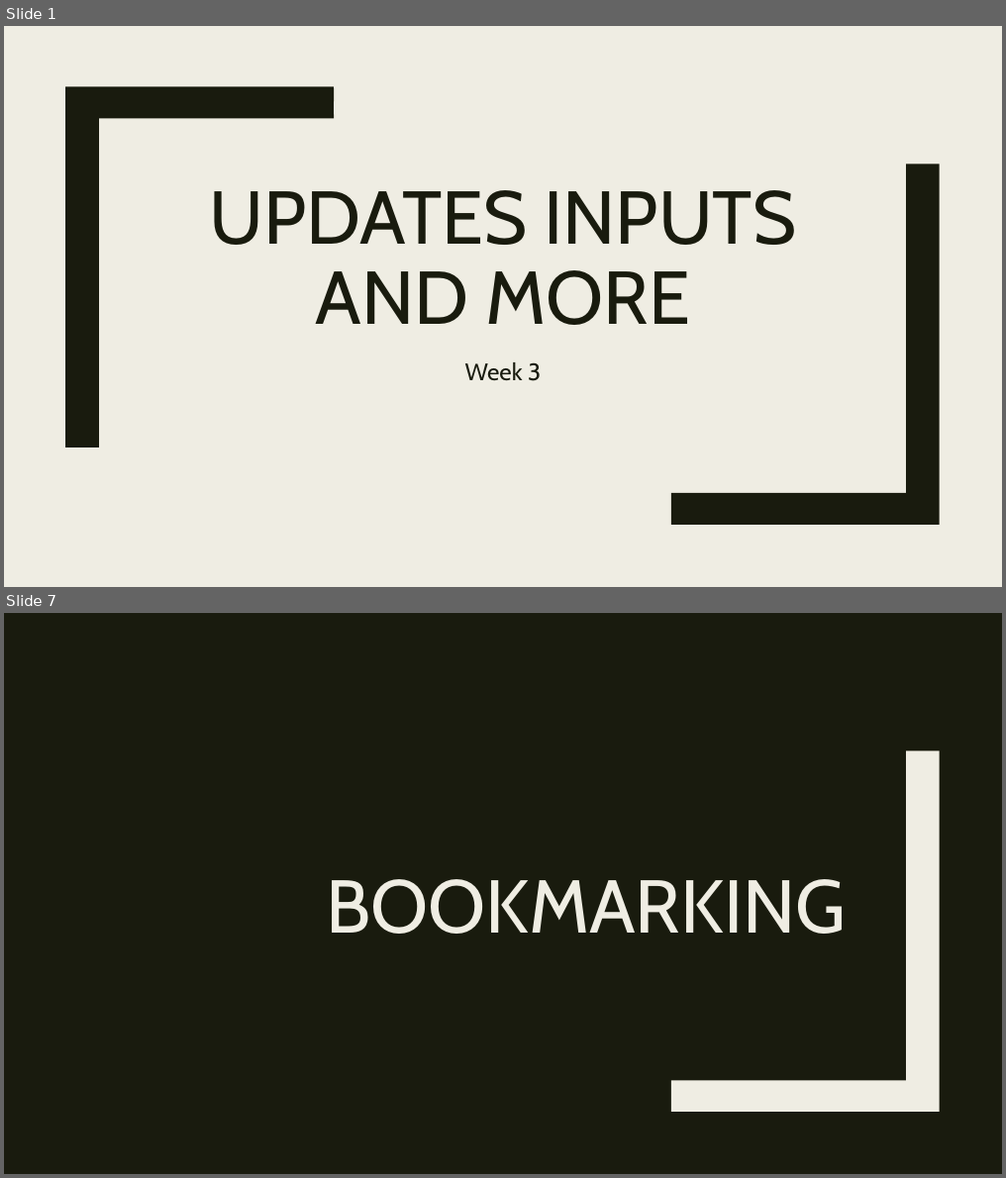
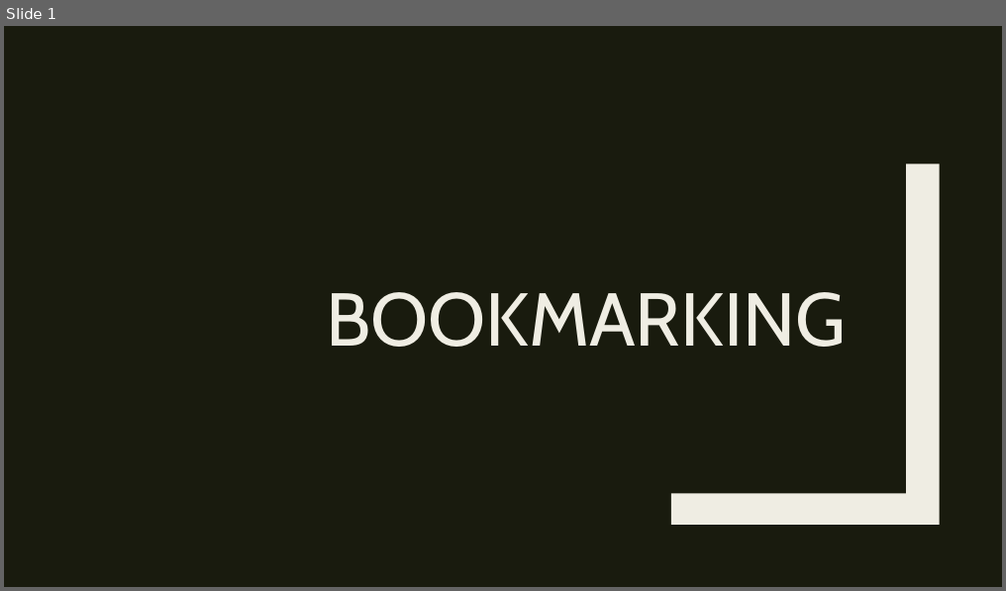
Before and after one commit to RforOperations2018/Class_4, a slide deck: Class_4.pptx. Shown one above the other, each under a label of ours: slides 1 and 7 before the commit, slide 1 after it; the slides between them are not shown. The pictures are 1006x1178 and 1006x591 pixels, drawn with LibreOffice and Linux fonts; fonts in the diff are those of the drawing. Boxes give left, top, right and bottom in pixels: in the first picture for what was removed or moved away, otherwise in the second. Text is boxed around its words. In the diff, an @@ line names an element or a change of style, - is before the commit and + after.

```diff
--- a/Class_4.pptx
+++ b/Class_4.pptx
@@ slide 1 removed at (4,26,1002,587), background #EFEDE3 @@
@@ freeform shape removed at (65,86,334,448) @@
@@ freeform shape removed at (672,164,940,525) @@
@@ title removed at (210,190,796,325) @@
-UPDATES INPUTS AND MORE
@@ subtitle removed at (465,363,541,381) @@
-Week 3
@@ what was slide 7 is now slide 1 @@
```
Also in this commit, not shown: 17 slides added, 5 other slides removed, 1 other file.
